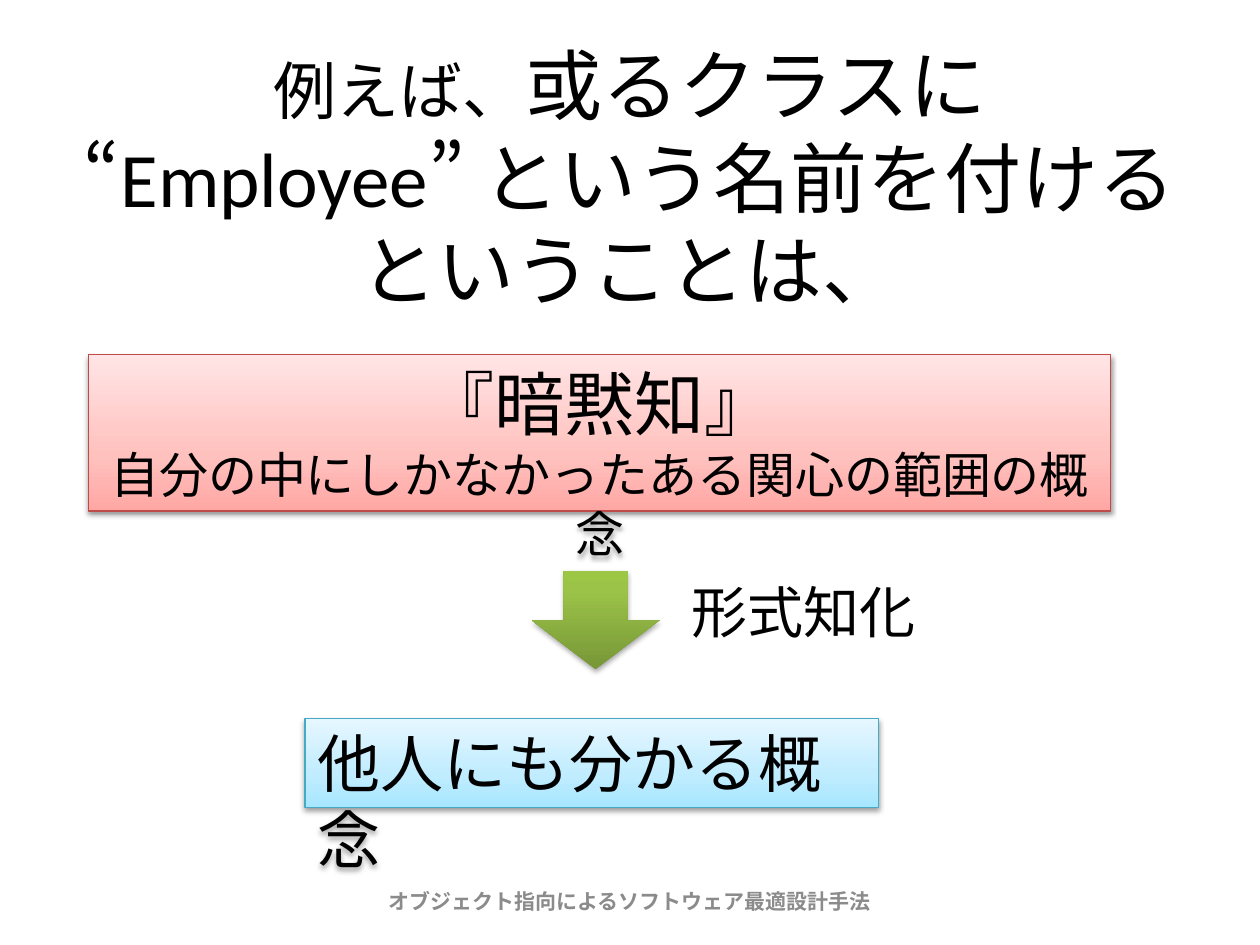
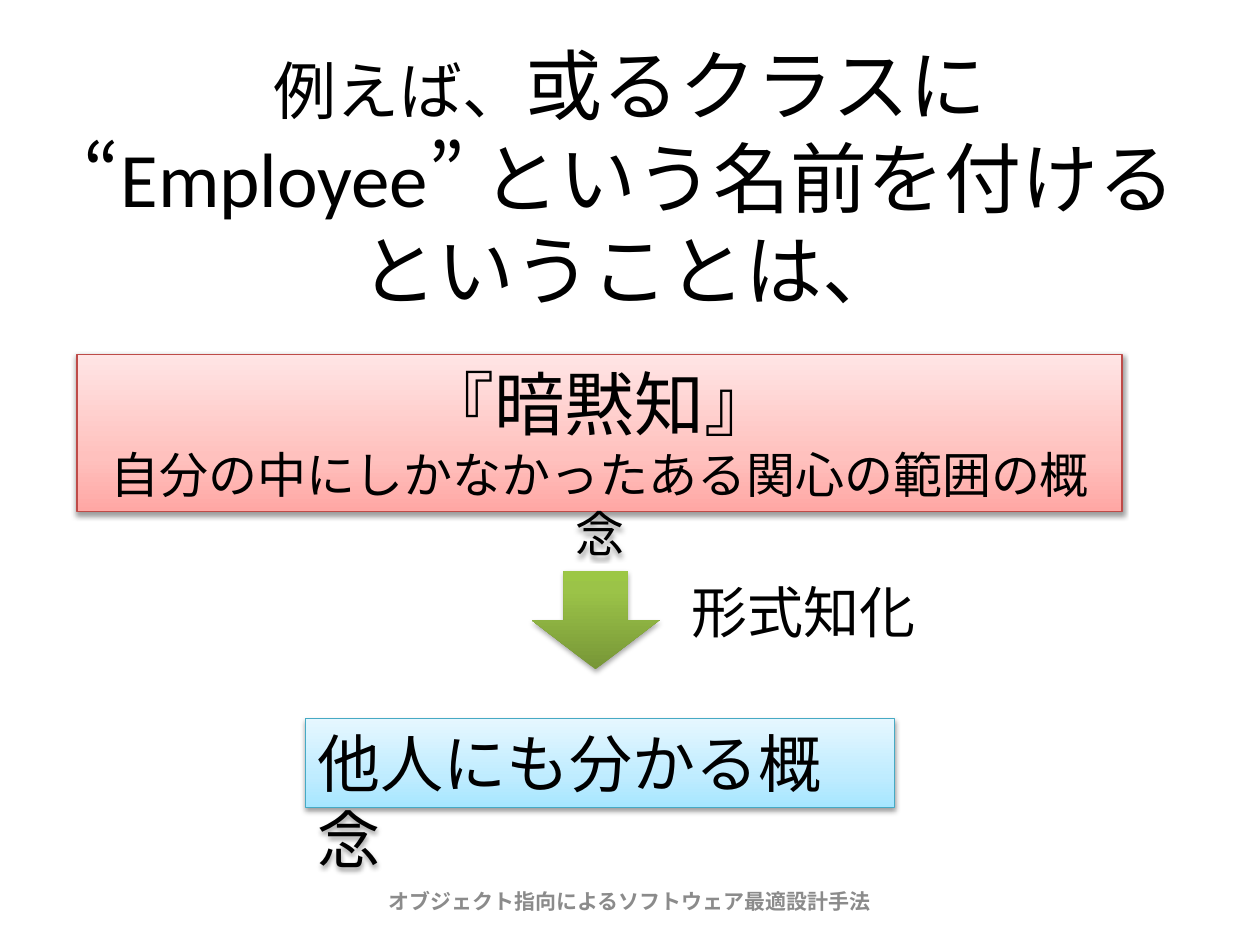
Before and after one commit to Fujiwo/Shos.ProgrammingBestPracticesAndPrinciples, a slide deck: slide 27 of 参考資料/元資料/オブジェクト指向によるソフトウェア最適設計手法 名前編.pptx. Drawn at 1260x945 pixels with LibreOffice and Linux fonts; fonts in the diff are those of the drawing. Boxes give left, top, right and bottom in pixels: in the first picture for what was removed or moved away, otherwise in the second. Text is boxed around its words. In the diff, an @@ line names an element or a change of style, - is before the commit and + after.

```diff
--- a/参考資料/元資料/オブジェクト指向によるソフトウェア最適設計手法 名前編.pptx
+++ b/参考資料/元資料/オブジェクト指向によるソフトウェア最適設計手法 名前編.pptx
@@ rectangle "『暗黙知』 自分の中にしかなかったある関心の範囲の概念": place and size @@
-rectangle "『暗黙知』 自分の中にしかなかったある関心の範囲の概念" at [88,354,1110,510]
+rectangle "『暗黙知』 自分の中にしかなかったある関心の範囲の概念" at [77,354,1121,512]
@@ rectangle "『暗黙知』 自分の中にしかなかったある関心の範囲の概念" at [77,354,1121,512]: font Calibri to Noto Sans CJK JP @@
@@ rectangle "他人にも分かる概念" at [305,718,895,808]: font Calibri to Noto Sans CJK JP @@
@@ rectangle "他人にも分かる概念": place and size @@
-rectangle "他人にも分かる概念" at [305,718,878,808]
+rectangle "他人にも分かる概念" at [305,718,895,808]
```
Also in this commit, not shown: 7 other slides changed, 30 other files.
